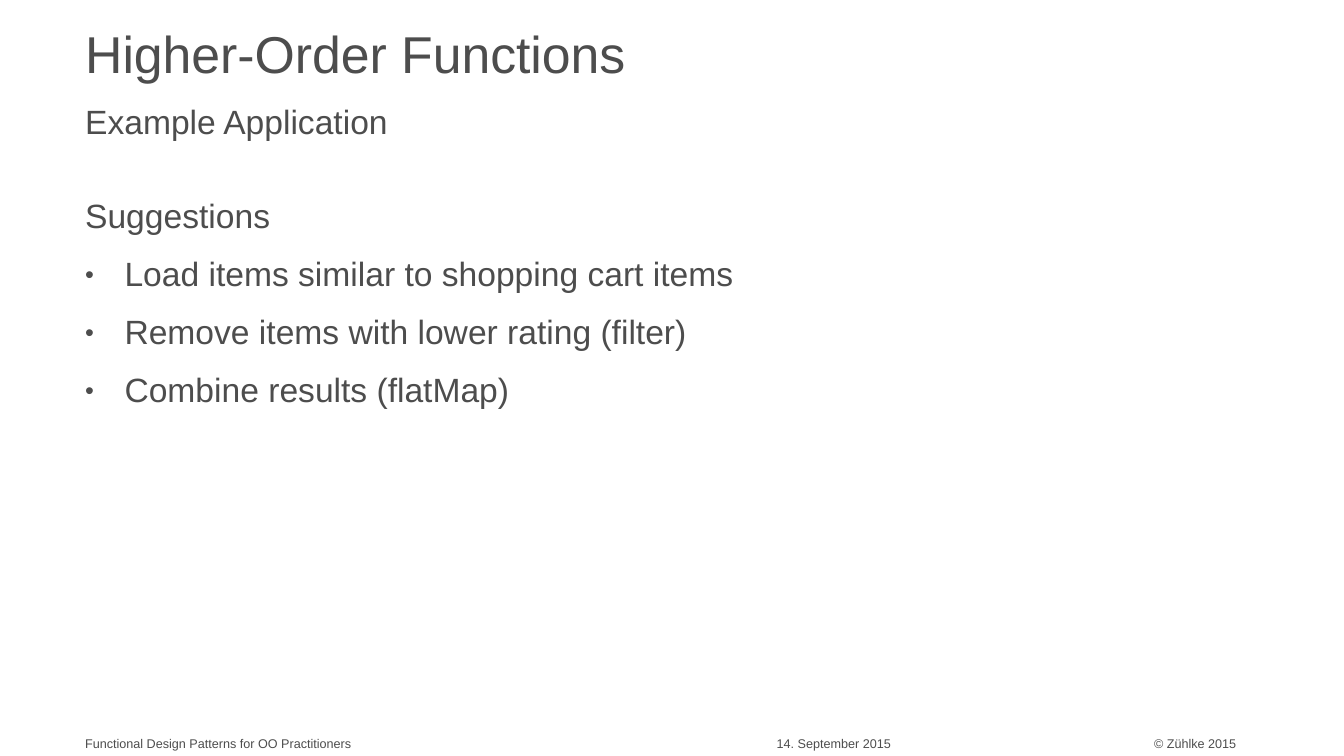
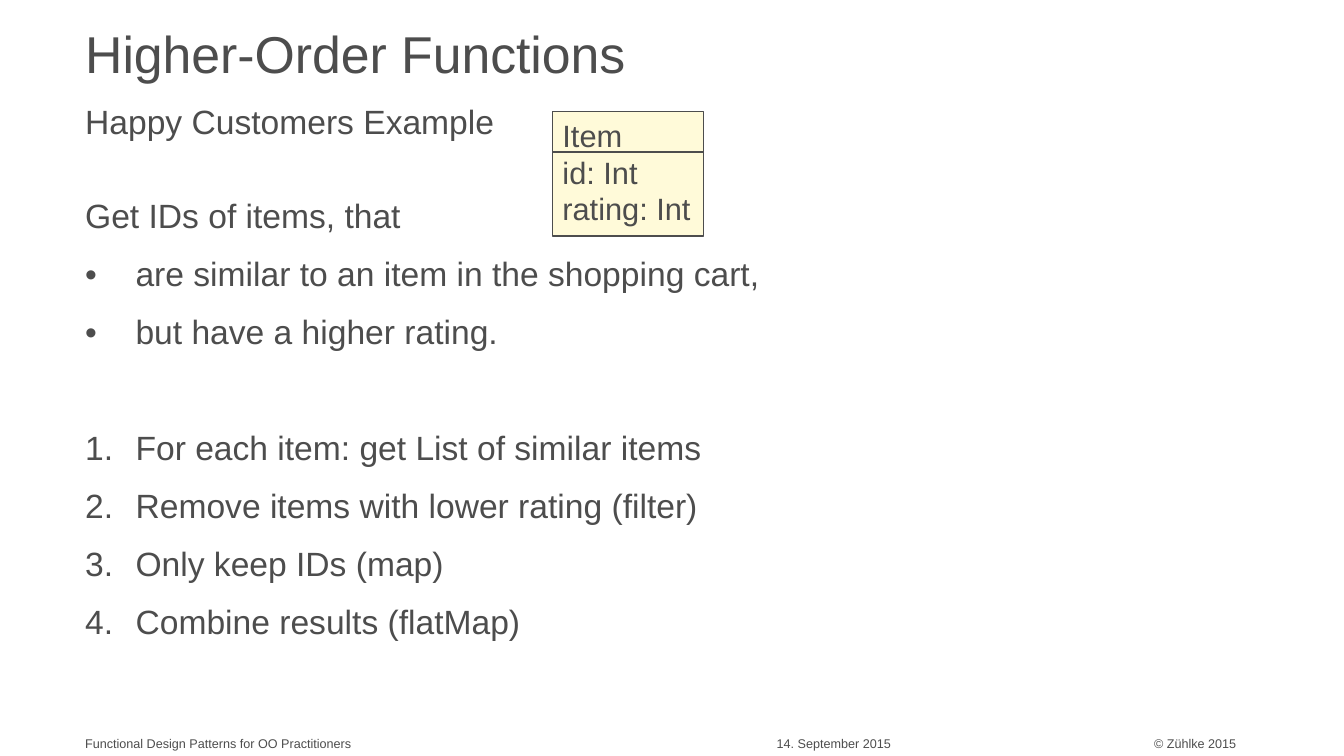
Before and after one commit to aax/zdays-fp-patterns, a slide deck: slide 9 of Functional Design Patterns for OO Practitioners.pptx (slide 15 before the commit). Drawn at 1344x756 pixels with LibreOffice and Linux fonts; fonts in the diff are those of the drawing. Boxes give left, top, right and bottom in pixels: in the first picture for what was removed or moved away, otherwise in the second. Text is boxed around its words. In the diff, an @@ line names an element or a change of style, - is before the commit and + after.

```diff
--- a/Functional Design Patterns for OO Practitioners.pptx
+++ b/Functional Design Patterns for OO Practitioners.pptx
@@ text at (x1=85, y1=109, x2=494, y2=141): text changed @@
-Example Application
+Happy Customers Example
@@ rectangle added at (x1=553, y1=111, x2=704, y2=236), fill #FFFAD9, outline #4D4D4D 1 pt, 22 pt, text #4D4D4D @@
+Item
+id: Int
+rating: Int
@@ line added from (553, 152) to (704, 152), #4D4D4D 1 pt @@
@@ text at (x1=85, y1=203, x2=759, y2=467): text changed @@
-Suggestions
-  • Load items similar to shopping cart items
+Get IDs of items, that
+• are similar to an item in the shopping cart,
+• but have a higher rating.
+1. For each item: get List of similar items
@@ text at (x1=136, y1=493, x2=698, y2=641): bullet • to 1.; list level 2 to 1 in "Remove items with lower rating ..."; list level 2 to 1 in "Combine results (flatMap)" @@
@@ text at (x1=136, y1=551, x2=444, y2=583): paragraph added @@
+3. Only keep IDs (map)
```
Also in this commit, not shown: 6 other slides changed, 2 slides added, 5 slides removed, 4 other files.
